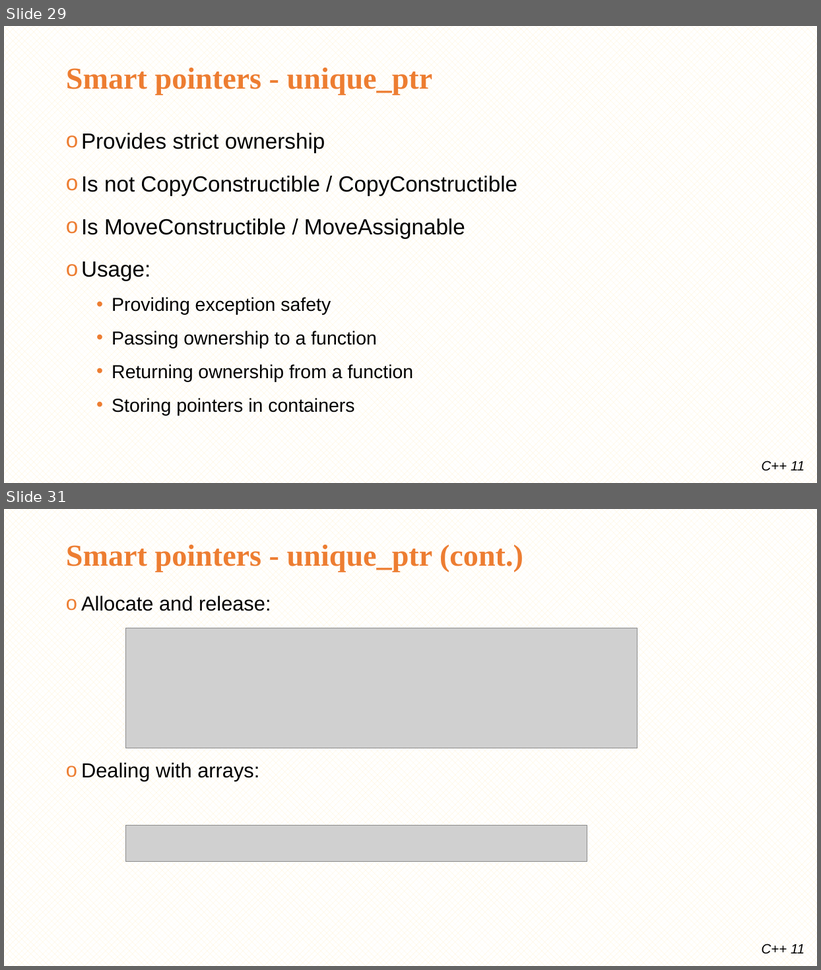
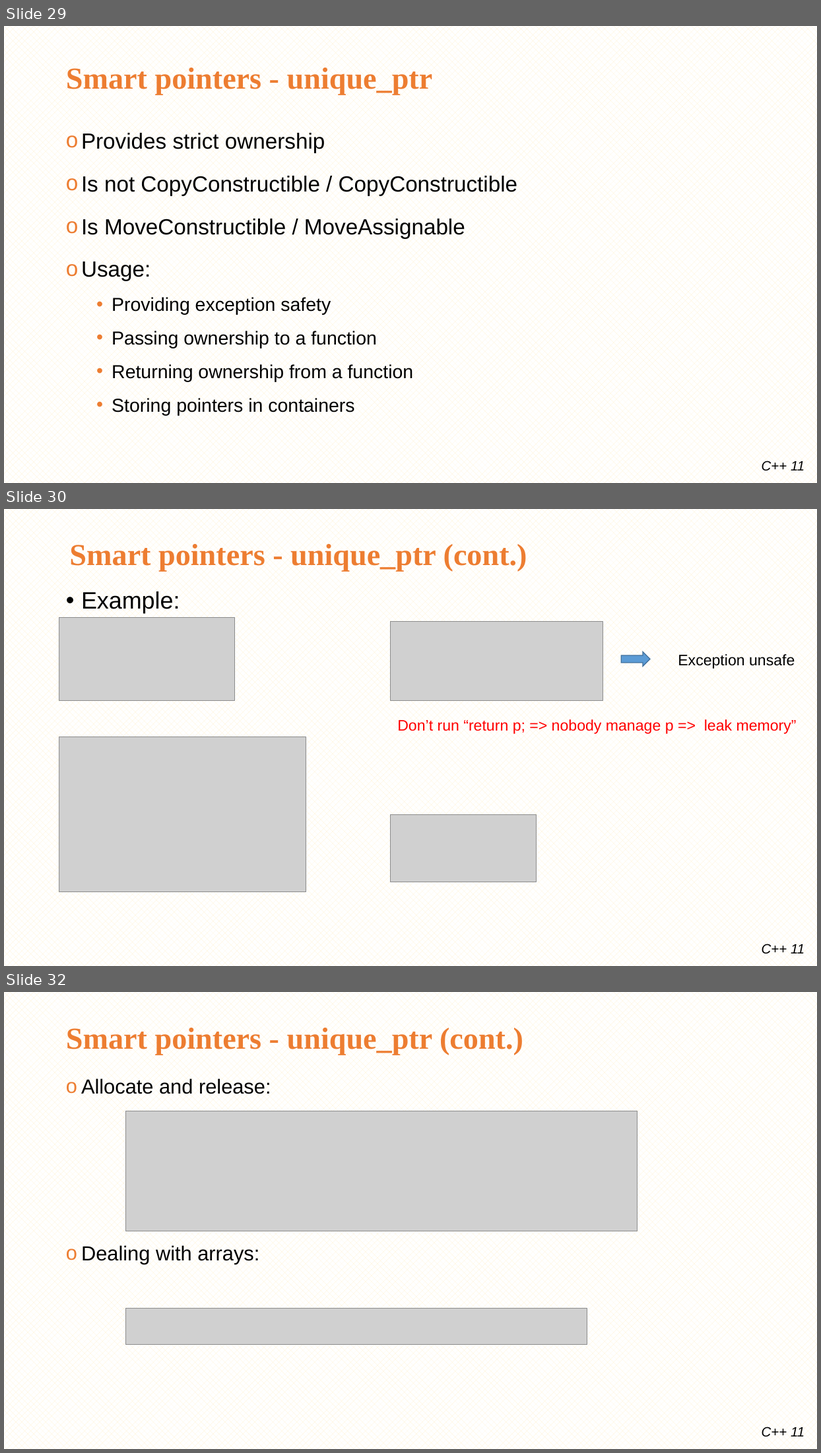
Before and after one commit to minhthedt/hello-world, a slide deck: Training/LG_Training_C++11.pptx. Shown one above the other, each under a label of ours: slides 29 and 31 before the commit, slides 29, 30 and 32 after it; the slides between them are not shown. The pictures are 821x970 and 821x1453 pixels, drawn with LibreOffice and Linux fonts; fonts in the diff are those of the drawing; grey boxes stand for pictures; background and template pictures are left out. Boxes give left, top, right and bottom in pixels: in the first picture for what was removed or moved away, otherwise in the second. Text is boxed around its words. In the diff, an @@ line names an element or a change of style, - is before the commit and + after.

```diff
--- a/Training/LG_Training_C++11.pptx
+++ b/Training/LG_Training_C++11.pptx
@@ slide 30 added at [4,509,817,966], background pattern #FFF2CC on #FFFFFF; not listed: 1 template element that a slide beside it also shows @@
@@ title added at [69,544,527,572], 36 pt, text #ED7D31, bold @@
+Smart pointers - unique_ptr (cont.)
@@ text added at [81,591,180,613], 28 pt, text #000000 @@
+• Example:
@@ picture added at [59,618,234,700] @@
@@ picture added at [391,621,603,700] @@
@@ right arrow added at [621,652,650,666], fill #5B9BD5, outline #43739E 1 pt @@
@@ text added at [678,654,795,669], 18 pt, text #000000 @@
+Exception unsafe
@@ text added at [397,720,797,734], 18 pt, text #FF0000 @@
+Don’t run “return p; => nobody manage p => leak memory”
@@ picture added at [59,737,306,892] @@
@@ picture added at [391,815,537,882] @@
@@ what was slide 31 is now slide 32 @@
```
Also in this commit, not shown: 2 slides changed, 8 other files.
